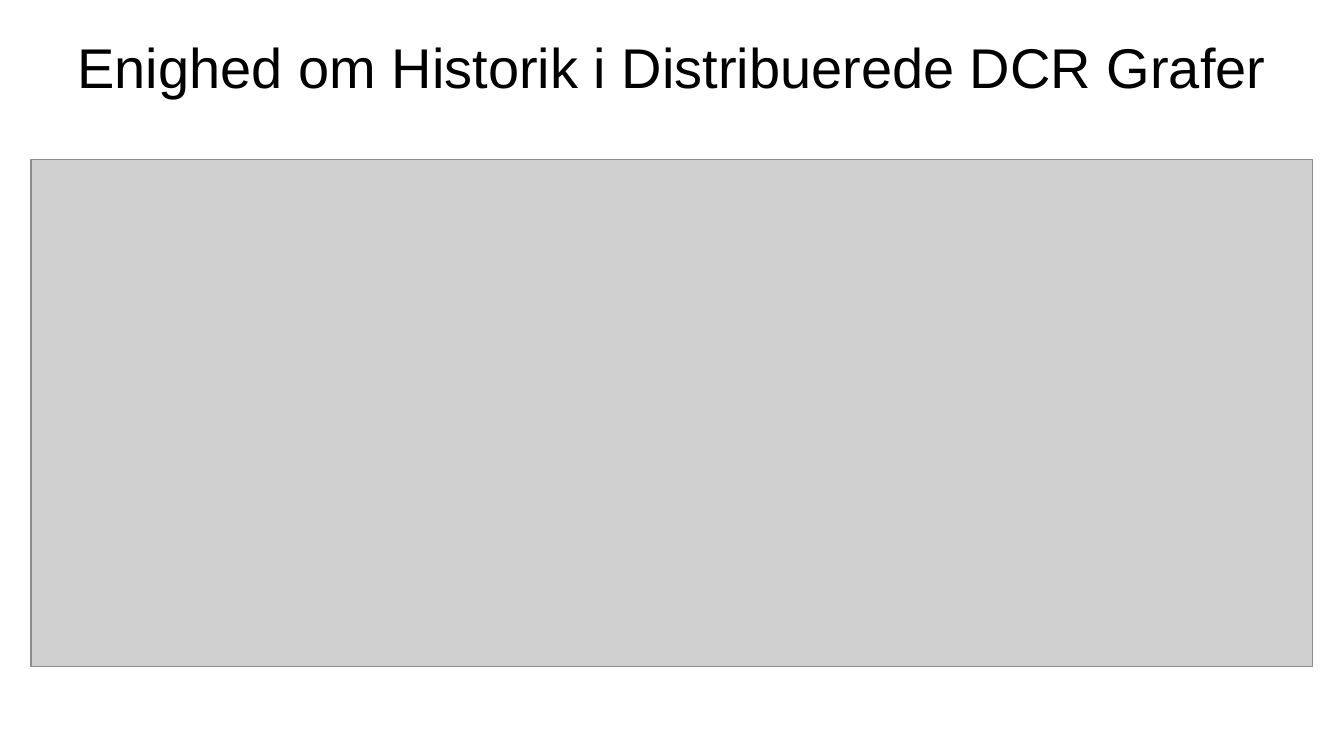
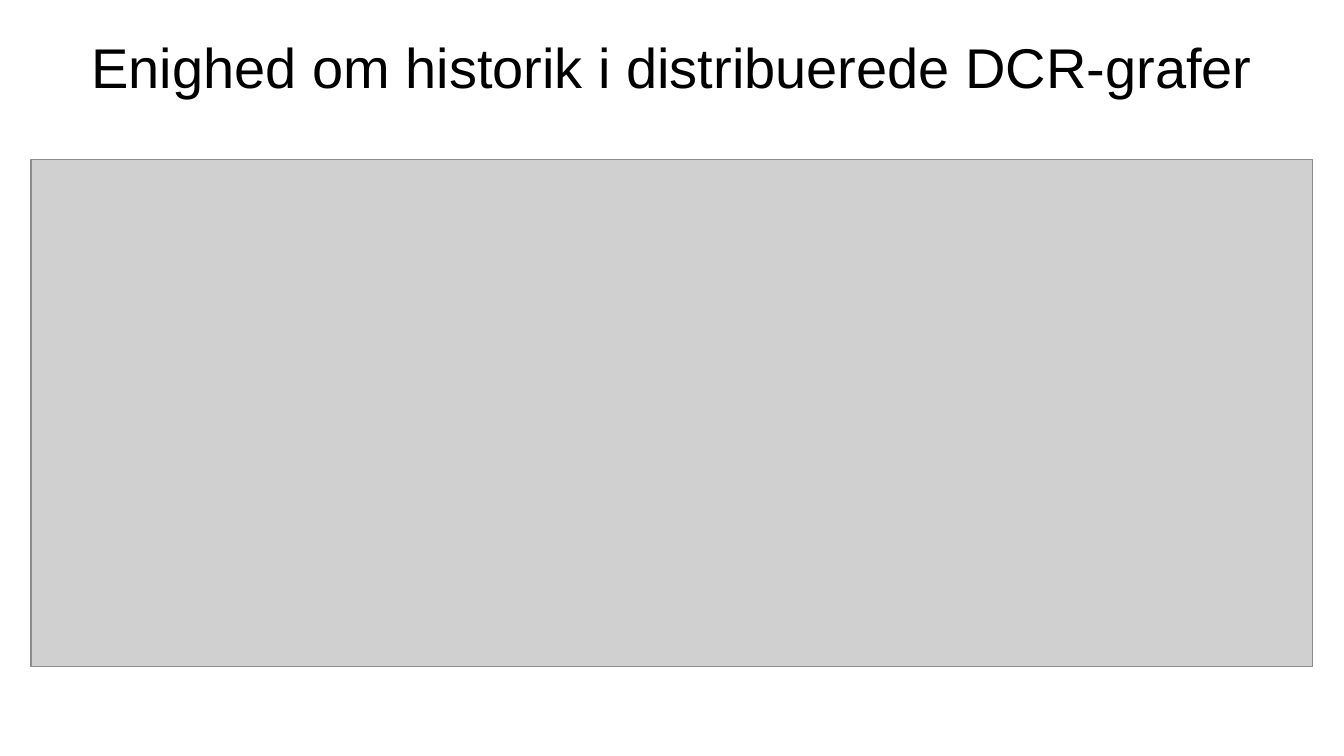
Before and after one commit to mikaellindemann/Distributed-Consensus, a slide deck: slide 1 of doc/Exam/Exam.pptx. Drawn at 1344x756 pixels with LibreOffice and Linux fonts; fonts in the diff are those of the drawing; grey boxes stand for pictures. Boxes give left, top, right and bottom in pixels: in the first picture for what was removed or moved away, otherwise in the second. Text is boxed around its words. In the diff, an @@ line names an element or a change of style, - is before the commit and + after.

```diff
--- a/doc/Exam/Exam.pptx
+++ b/doc/Exam/Exam.pptx
@@ title at [92, 47, 1251, 98]: text changed @@
-Enighed om Historik i Distribuerede DCR Grafer
+Enighed om historik i distribuerede DCR-grafer
```
Also in this commit, not shown: 11 other slides changed, 7 slides added, 4 slides removed, 2 other files.
